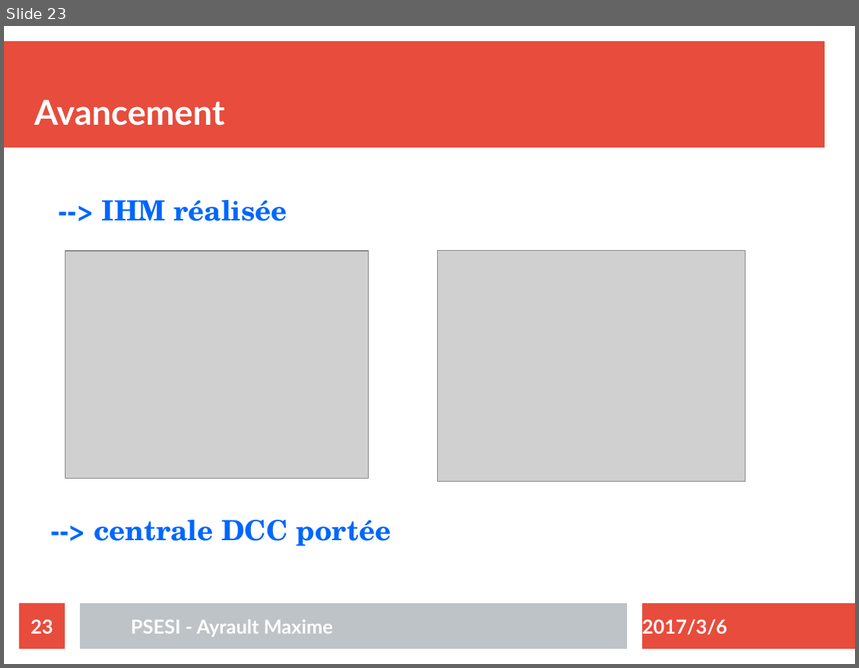
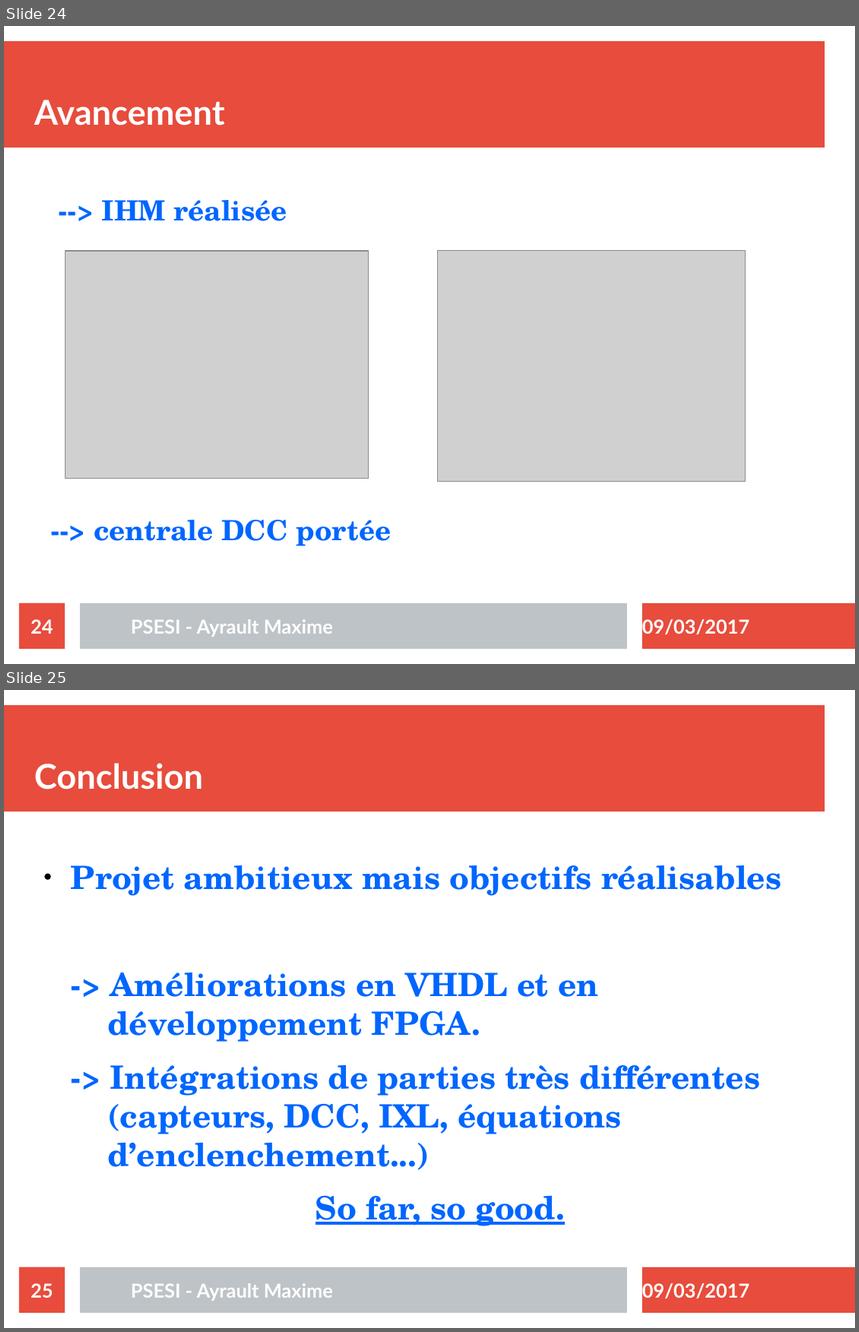
Before and after one commit to maximouth/psesi, a slide deck: Presentation/presentation.odp. Shown one above the other, each under a label of ours: slide 23 before the commit, slides 24 and 25 after it. The pictures are 859x668 and 859x1332 pixels, drawn with LibreOffice and Linux fonts; fonts in the diff are those of the drawing; grey boxes stand for pictures. Boxes give left, top, right and bottom in pixels: in the first picture for what was removed or moved away, otherwise in the second. Text is boxed around its words. In the diff, an @@ line names an element or a change of style, - is before the commit and + after.

```diff
--- a/Presentation/presentation.odp
+++ b/Presentation/presentation.odp
@@ slide 25 added at (x1=4, y1=690, x2=855, y2=1328), background #FFFFFF; not listed: 4 template elements that a slide beside it also shows @@
@@ title added at (x1=34, y1=763, x2=203, y2=790), 32 pt, text #FFFFFF, bold @@
+Conclusion
@@ text added at (x1=71, y1=866, x2=781, y2=1227), 30 pt, text #0066FF, bold @@
+● Projet ambitieux mais objectifs réalisables
+-> Améliorations en VHDL et en développement FPGA.
+-> Intégrations de parties très différentes (capteurs, DCC, IXL, équations d’enclenchement...)
+So far, so good.
@@ page number added at (x1=19, y1=1268, x2=65, y2=1313), fill #E74C3C, 18 pt, text #FFFFFF, bold @@
+25
@@ text added at (x1=131, y1=1284, x2=333, y2=1301), 18 pt, text #FFFFFF, bold @@
+PSESI - Ayrault Maxime
@@ text added at (x1=642, y1=1284, x2=750, y2=1299), 18 pt, text #FFFFFF, bold @@
+09/03/2017
@@ what was slide 23 is now slide 24 @@
@@ slide 24 changed as well @@
@@ page number at (x1=31, y1=620, x2=53, y2=634): text changed @@
-23
+24
@@ text at (x1=642, y1=620, x2=750, y2=635): text changed @@
-2017/3/6
+09/03/2017
```
Also in this commit, not shown: 22 other slides changed, 1 other slide added, 28 other files.
